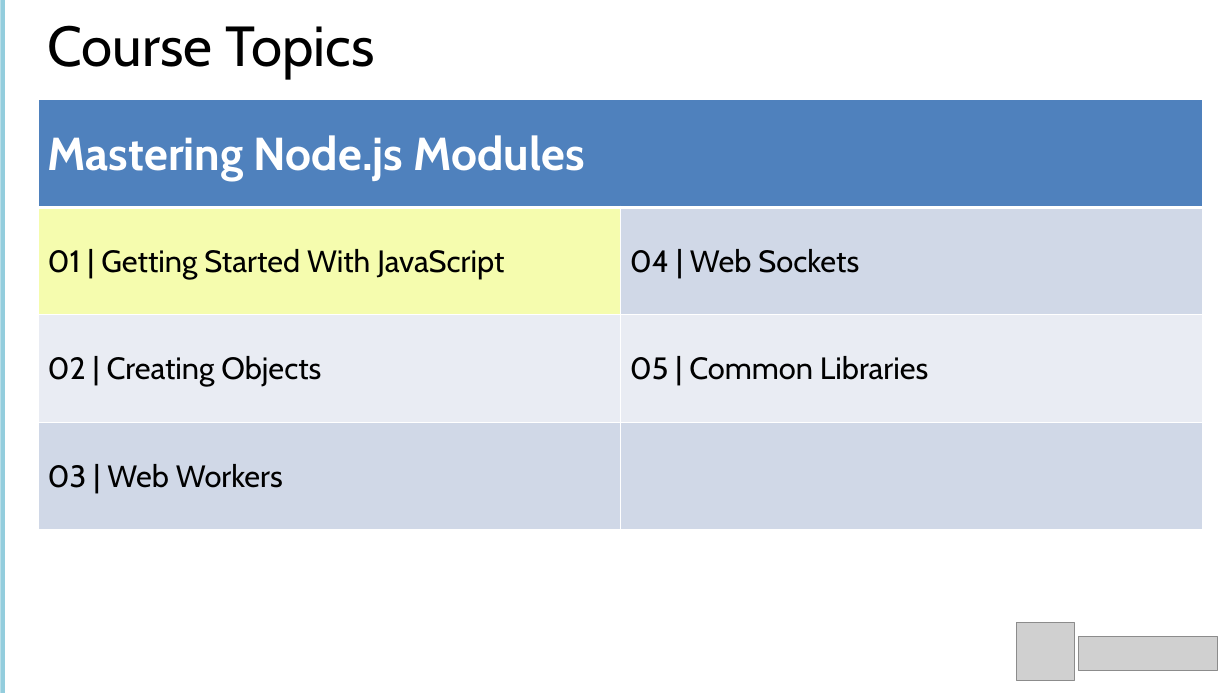
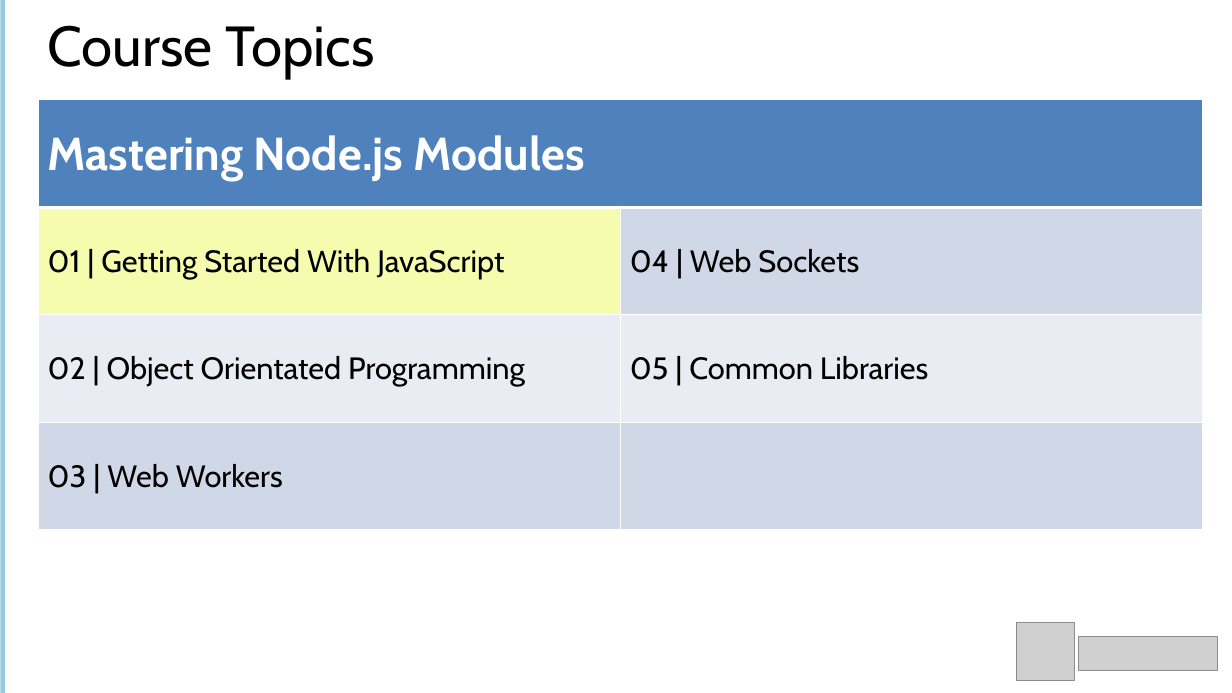
Before and after one commit to Amart85/JavaScript-Experienced-Developers, a slide deck: slide 5 of Slides/Module 1 -Getting Started With JavaScript.pptx. Drawn at 1232x693 pixels with LibreOffice and Linux fonts; fonts in the diff are those of the drawing; grey boxes stand for pictures. Boxes give left, top, right and bottom in pixels: in the first picture for what was removed or moved away, otherwise in the second. Text is boxed around its words. In the diff, an @@ line names an element or a change of style, - is before the commit and + after.

```diff
--- a/Slides/Module 1 -Getting Started With JavaScript.pptx
+++ b/Slides/Module 1 -Getting Started With JavaScript.pptx
@@ table at bbox=[38, 100, 1202, 530] @@
-row 3, column 1: 02 | Creating Objects
+row 3, column 1: 02 | Object Orientated Programming
```
Also in this commit, not shown: 1 slide added, 4 other files.
